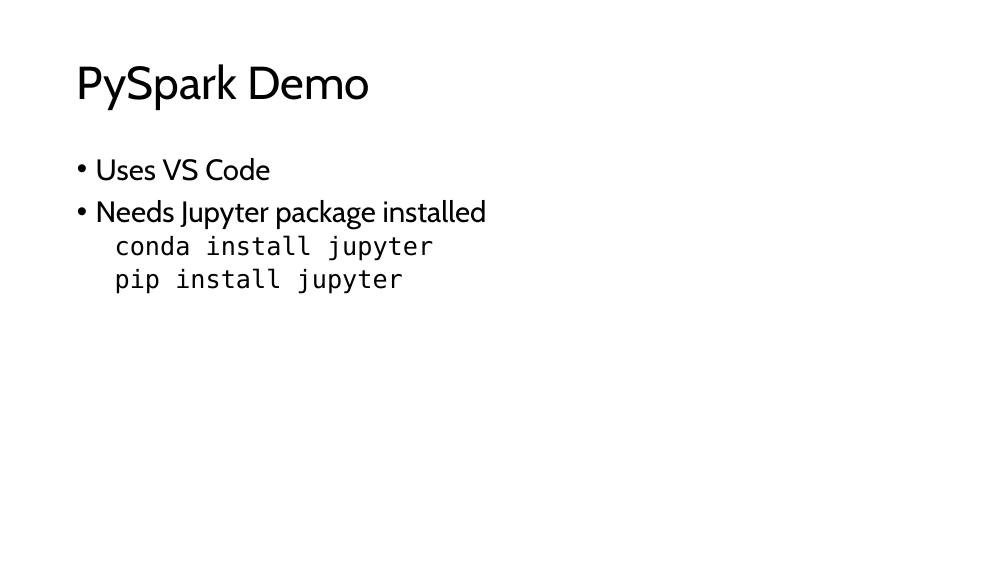
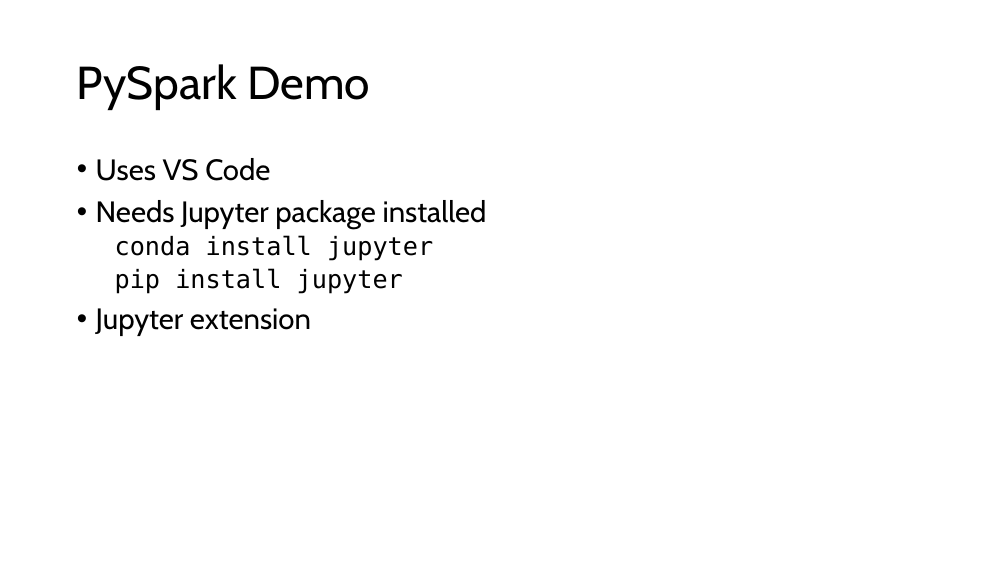
Before and after one commit to phil-a10/Talks, a slide deck: slide 53 of Data Engineering Using Free Tools/Learn Data Engineering For Free.pptx (slide 56 before the commit). Drawn at 1008x567 pixels with LibreOffice and Linux fonts; fonts in the diff are those of the drawing. Boxes give left, top, right and bottom in pixels: in the first picture for what was removed or moved away, otherwise in the second. Text is boxed around its words. In the diff, an @@ line names an element or a change of style, - is before the commit and + after.

```diff
--- a/Data Engineering Using Free Tools/Learn Data Engineering For Free.pptx
+++ b/Data Engineering Using Free Tools/Learn Data Engineering For Free.pptx
@@ text at (96, 308, 311, 336): paragraph added @@
+• Jupyter extension
```
Also in this commit, not shown: 9 other slides changed, 22 slides added, 15 slides removed, 3 other files.
